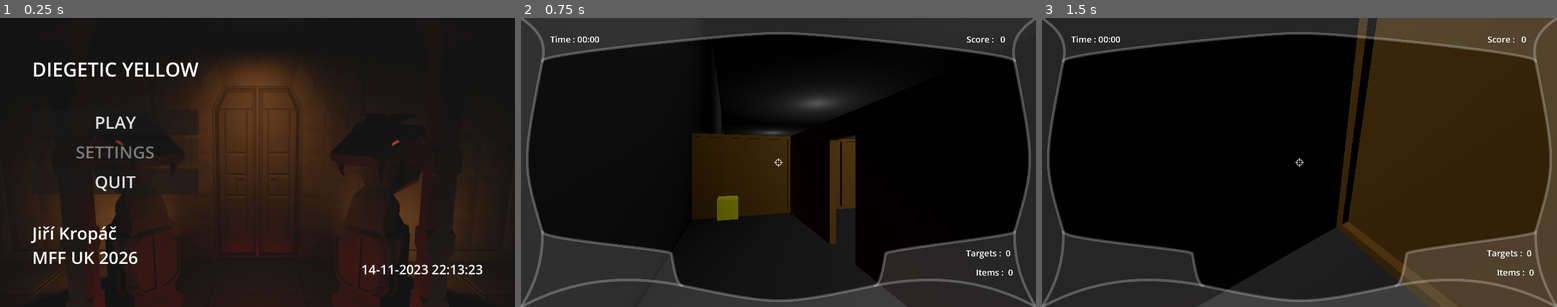
Above: before the commit, frames 1-3 (left to right).
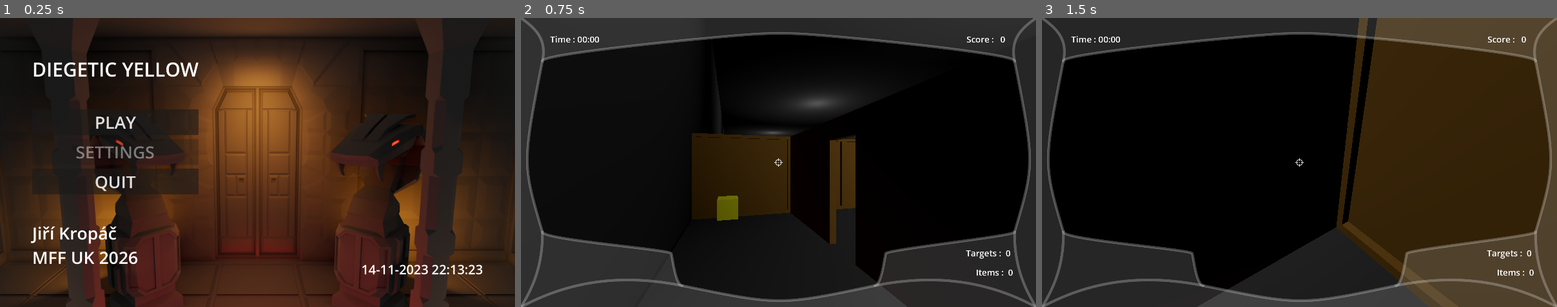
Above: after the commit, the same moments.

Repository: Vojguard/Diegetic-Yellow
Game: Godot game, scene res://UI/main_menu.tscn
Two runs of this game, one before a commit and one after it. Both use one fixed random seed, a clock stepped at 60 frames per second and the inputs below.
Inputs (mouse positions are in pixels of both pictures, inside the frame that each line leads up to):
- Up to frame 1 (0.25 s): no input
- Up to frame 2 (0.75 s): click "PLAY" at 0.5 s
- Up to frame 3 (1.5 s): tap Enter at 1.25 s; move the mouse to (1325, 162) at 1.27 s; hold W (forward) from 1.28 s (still down); right-click (1325, 162) at 1.35 s

The runs differ from the first frame. In frame 1, 43% of the frame differs, in the area x 0-100%, y 0-100%; in frame 2, nothing differs; in frame 3, nothing differs.
Error before the commit: Trying to return value of type "Callable" from a function whose return type is "bool". (res://Autoload/log_writer.gd:34)

Commit message:
new new background

Diff:
--- a/Autoload/log_writer.gd
+++ b/Autoload/log_writer.gd
@@ -31,7 +31,7 @@
 func check_log_open() -> bool:
 	if log_file == null: return false
 	else:
-		return log_file.is_open
+		return log_file.is_open()
 
 func print_header_to_log(date_time : Dictionary, event_tag : EVENT_TAG) -> void:
 	if !check_log_open(): return
--- a/UI/main_menu.tscn
+++ b/UI/main_menu.tscn
@@ -1,13 +1,13 @@
 [gd_scene load_steps=4 format=3 uid="uid://cos4y7qhiixte"]
 
 [ext_resource type="Script" uid="uid://d2qtfrbhsxi11" path="res://UI/main_menu.gd" id="1_tk8dj"]
-[ext_resource type="Texture2D" uid="uid://bt2c8e5ckl56y" path="res://UI/menu_bg_2-dark.png" id="2_d8nwk"]
+[ext_resource type="Texture2D" uid="uid://dr71664dx501s" path="res://UI/menu_bg_3.png" id="2_d8nwk"]
 [ext_resource type="Texture2D" uid="uid://dikg0rrwpq6et" path="res://game_icon.png" id="2_tk8dj"]
 
 [node name="CanvasLayer" type="CanvasLayer"]
 script = ExtResource("1_tk8dj")
 
-[node name="TextureRect" type="TextureRect" parent="."]
+[node name="Background" type="TextureRect" parent="."]
 offset_right = 40.0
 offset_bottom = 40.0
 texture = ExtResource("2_d8nwk")
Binary file added: UI/menu_bg_3.png
Not shown, added: UI/menu_bg_3.png.import
